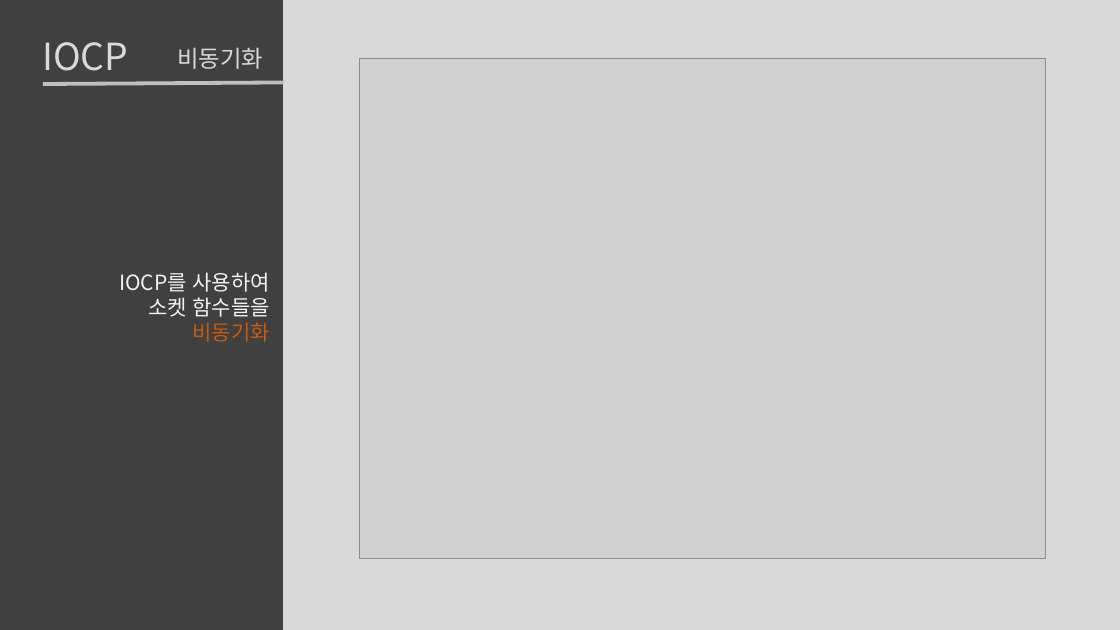
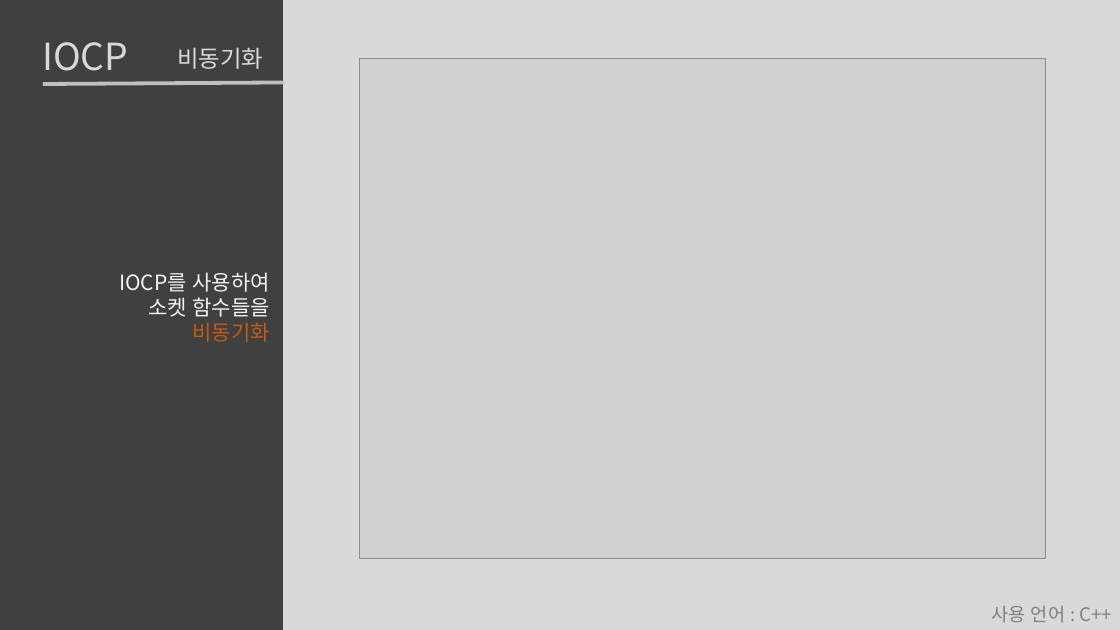
Before and after one commit to roka0105/Team.Yggdrasil_Server, a slide deck: slide 19 of 최예람 포트폴리오.pptx. Drawn at 1120x630 pixels with LibreOffice and Linux fonts; fonts in the diff are those of the drawing; grey boxes stand for pictures. Boxes give left, top, right and bottom in pixels: in the first picture for what was removed or moved away, otherwise in the second. Text is boxed around its words. In the diff, an @@ line names an element or a change of style, - is before the commit and + after.

```diff
--- a/최예람 포트폴리오.pptx
+++ b/최예람 포트폴리오.pptx
@@ text added at (991,606,1113,622), 16 pt, text #808080 @@
+사용 언어 : C++
```
Also in this commit, not shown: 14 other slides changed, 7 slides added, 3 slides removed, 11 other files.
